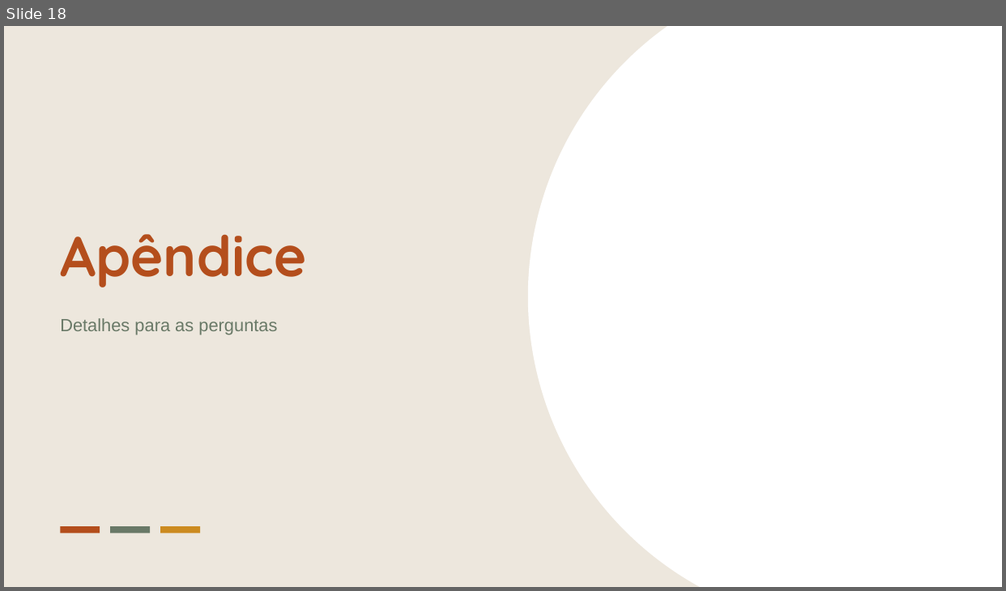
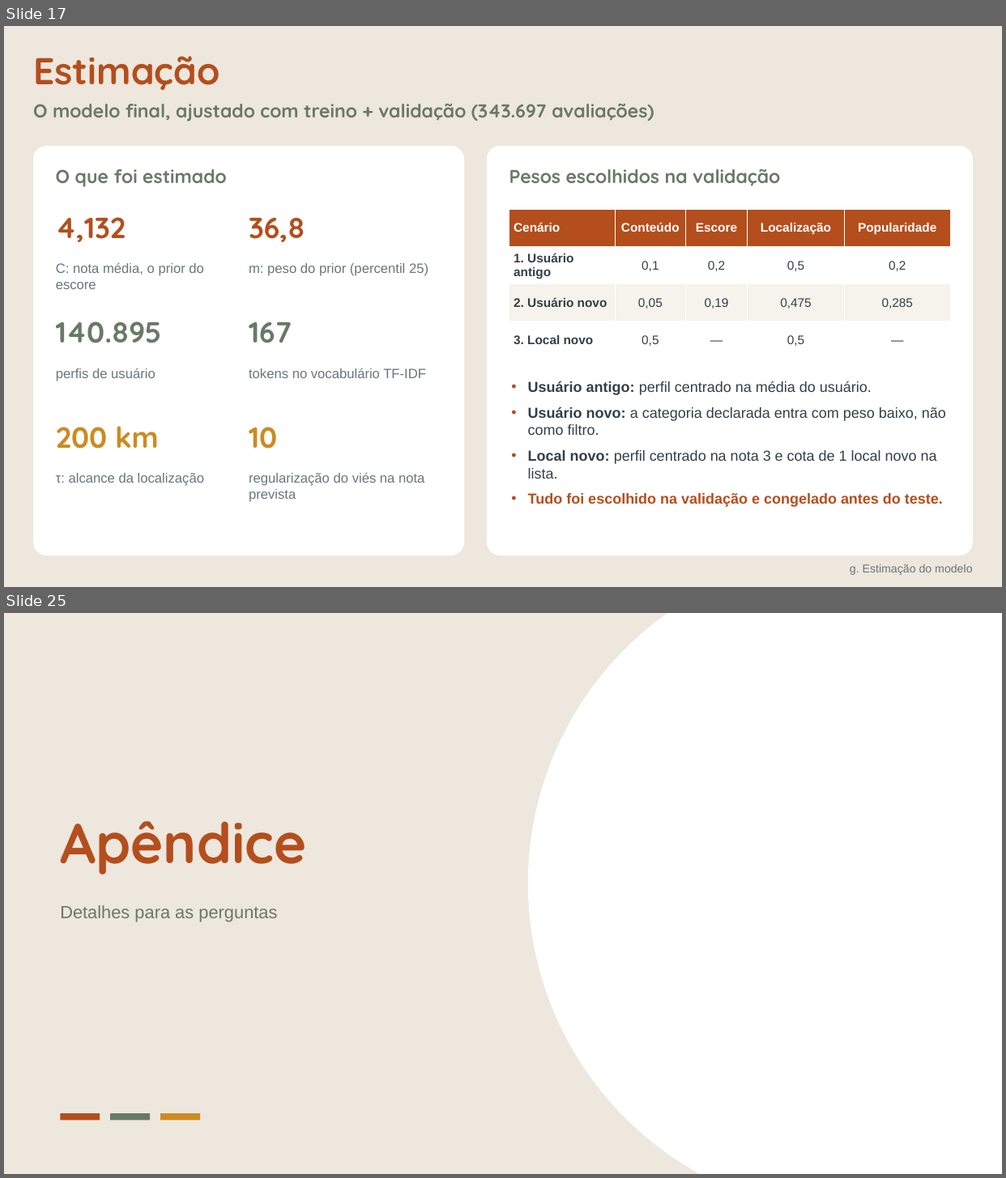
Before and after one commit to Chelughini/sistema-recomendacao-t1, a slide deck: apresentacao/T1_Sistema_Recomendacao.pptx. Shown one above the other, each under a label of ours: slide 18 before the commit, slides 17 and 25 after it; the slides between them are not shown. The pictures are 1006x591 and 1006x1178 pixels, drawn with LibreOffice and Linux fonts; fonts in the diff are those of the drawing. Boxes give left, top, right and bottom in pixels: in the first picture for what was removed or moved away, otherwise in the second. Text is boxed around its words. In the diff, an @@ line names an element or a change of style, - is before the commit and + after.

```diff
--- a/apresentacao/T1_Sistema_Recomendacao.pptx
+++ b/apresentacao/T1_Sistema_Recomendacao.pptx
@@ slide 17 added at (4, 26, 1002, 587), background #EDE7DD @@
@@ text added at (33, 56, 220, 90), 36 pt, text #B44E1C, bold @@
+Estimação
@@ text added at (33, 104, 654, 122), 18 pt, text #697967, bold @@
+O modelo final, ajustado com treino + validação (343.697 avaliações)
@@ rounded rectangle added at (33, 146, 464, 556), fill #FFFFFF @@
@@ rounded rectangle added at (487, 146, 973, 556), fill #FFFFFF @@
@@ text added at (56, 169, 227, 187), 18 pt, text #697967, bold @@
+O que foi estimado
@@ text added at (509, 169, 780, 186), 18 pt, text #697967, bold @@
+Pesos escolhidos na validação
@@ text added at (56, 217, 126, 242), 28 pt, text #B44E1C, bold @@
+4,132
@@ text added at (249, 217, 305, 242), 28 pt, text #B44E1C, bold @@
+36,8
@@ table added at (509, 209, 950, 359), 4 rows, 5 columns @@
+Cenário | Conteúdo | Escore | Localização | Popularidade
+1. Usuário antigo | 0,1 | 0,2 | 0,5 | 0,2
+2. Usuário novo | 0,05 | 0,19 | 0,475 | 0,285
+3. Local novo | 0,5 | — | 0,5 | —
@@ text added at (56, 263, 204, 289), 13 pt, text #6B757D @@
+C: nota média, o prior do escore
@@ text added at (249, 263, 428, 276), 13 pt, text #6B757D @@
+m: peso do prior (percentil 25)
@@ text added at (56, 322, 162, 344), 28 pt, text #697967, bold @@
+140.895
@@ text added at (249, 322, 292, 344), 28 pt, text #697967, bold @@
+167
@@ text added at (56, 368, 155, 382), 13 pt, text #6B757D @@
+perfis de usuário
@@ text added at (249, 368, 426, 378), 13 pt, text #6B757D @@
+tokens no vocabulário TF-IDF
@@ text added at (528, 381, 946, 507), 14 pt, text #333F48 @@
+• Usuário antigo: perfil centrado na média do usuário.
+• Usuário novo: a categoria declarada entra com peso baixo, não como filtro.
+• Local novo: perfil centrado na nota 3 e cota de 1 local novo na lista.
+• Tudo foi escolhido na validação e congelado antes do teste.
@@ text added at (56, 426, 159, 449), 28 pt, text #CC8B20, bold @@
+200 km
@@ text added at (249, 427, 277, 449), 28 pt, text #CC8B20, bold @@
+10
@@ text added at (56, 473, 204, 486), 13 pt, text #6B757D @@
+τ: alcance da localização
@@ text added at (249, 472, 424, 502), 13 pt, text #6B757D @@
+regularização do viés na nota prevista
@@ text added at (850, 565, 972, 575), 11 pt, text #6B757D @@
+g. Estimação do modelo
@@ what was slide 18 is now slide 25 @@
```
Also in this commit, not shown: 20 slides changed, 8 other slides added, 2 slides removed, 4 other files.
